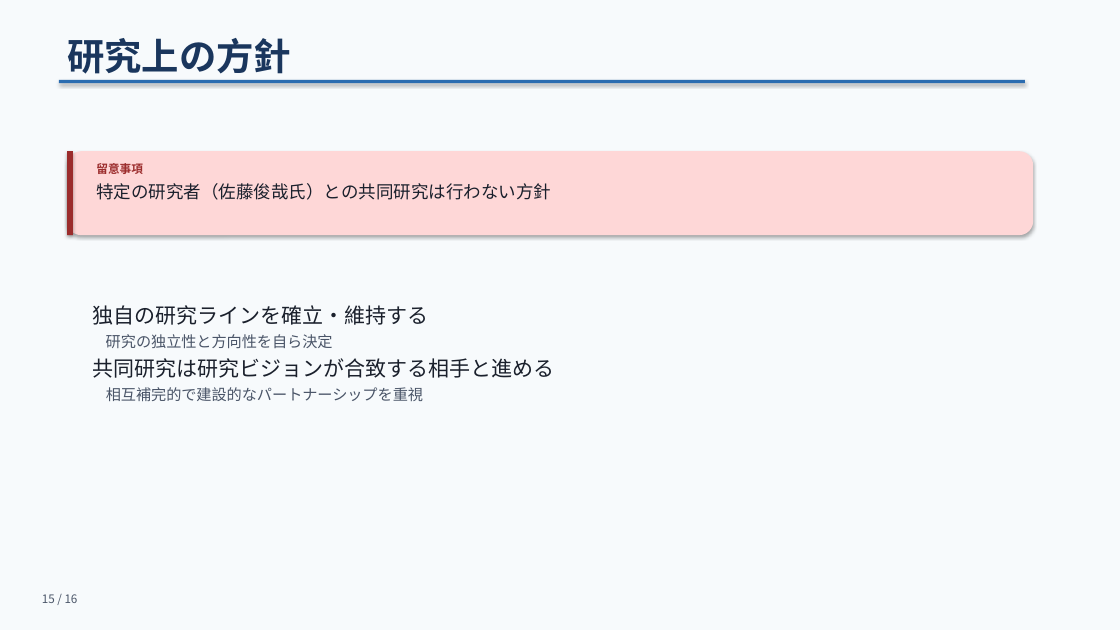
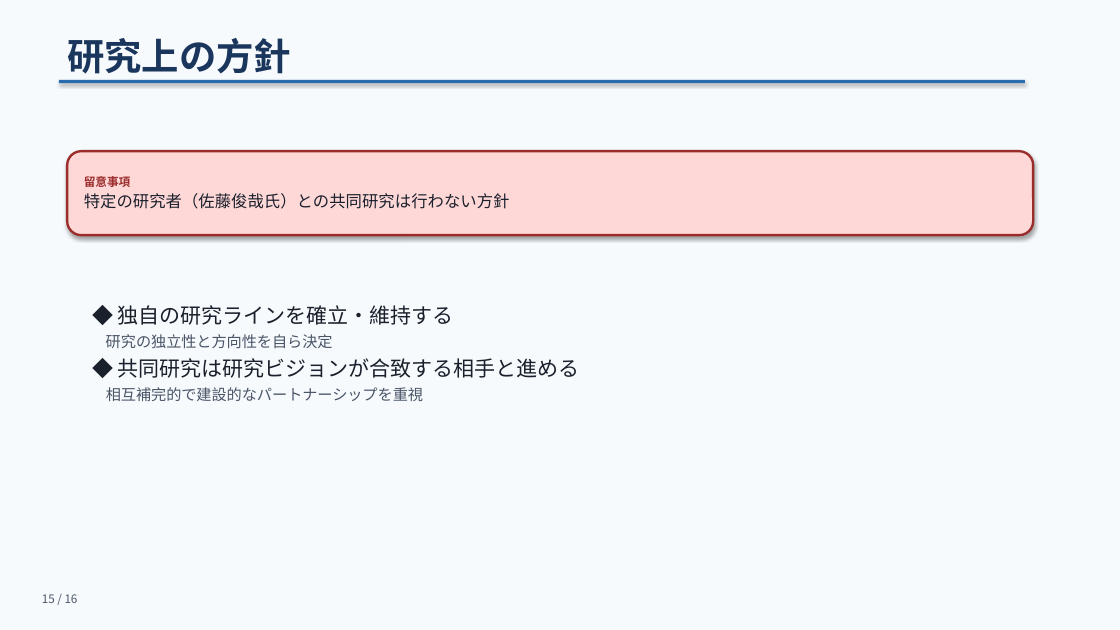
Before and after one commit to bougtoir/heat-accidents-mortality, a slide deck: slide 15 of meeting-slides/meeting_slides.pptx. Drawn at 1120x630 pixels with LibreOffice and Linux fonts; fonts in the diff are those of the drawing. Boxes give left, top, right and bottom in pixels: in the first picture for what was removed or moved away, otherwise in the second. Text is boxed around its words. In the diff, an @@ line names an element or a change of style, - is before the commit and + after.

```diff
--- a/meeting-slides/meeting_slides.pptx
+++ b/meeting-slides/meeting_slides.pptx
@@ rounded rectangle "留意事項": place and size @@
-rounded rectangle "留意事項" at box(96, 183, 551, 200)
+rounded rectangle "留意事項" at box(67, 151, 1033, 235)
@@ rounded rectangle "留意事項" at box(67, 151, 1033, 235): vertical alignment top to middle; fill none to #FED7D7; outline none to #9B2C2C 2 pt; shadow on @@
@@ rounded rectangle removed at box(67, 151, 1033, 235) @@
@@ rectangle removed at box(67, 151, 73, 235) @@
@@ text in rounded rectangle at box(84, 176, 131, 187): paragraph added @@
+留意事項
@@ text removed at box(96, 163, 143, 174) @@
-留意事項
@@ text in rounded rectangle at box(84, 193, 510, 209): size 15 to 14 pt in "特定の研究者（佐藤俊哉氏）との共同研究は行わない方針"; more space between paragraphs @@
@@ text at box(118, 305, 454, 325): text changed @@
-独自の研究ラインを確立・維持する
+◆ 独自の研究ラインを確立・維持する
@@ text at box(118, 358, 580, 378): text changed @@
-共同研究は研究ビジョンが合致する相手と進める
+◆ 共同研究は研究ビジョンが合致する相手と進める
```
Also in this commit, not shown: 10 other slides changed, 1 other file.
